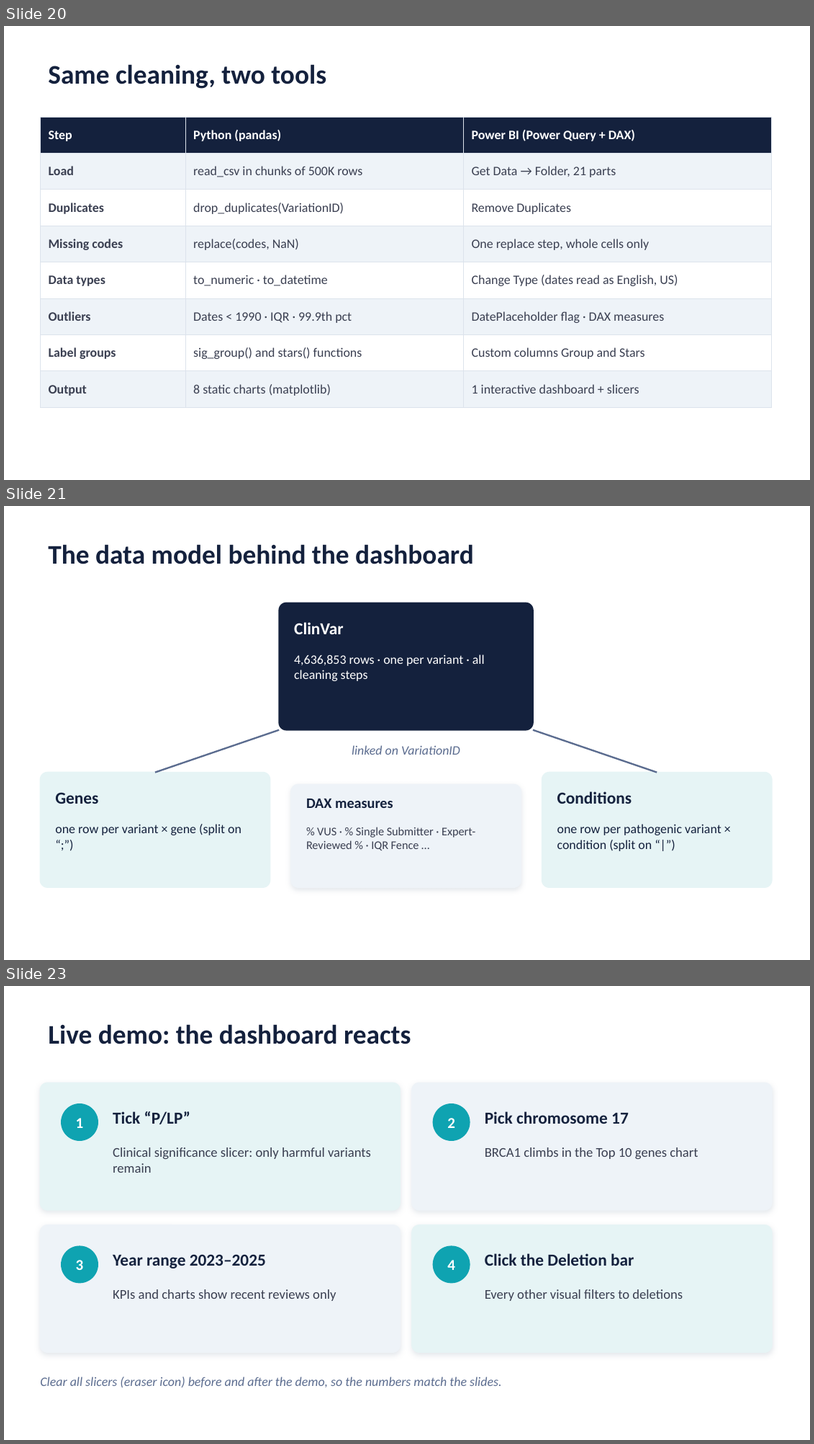
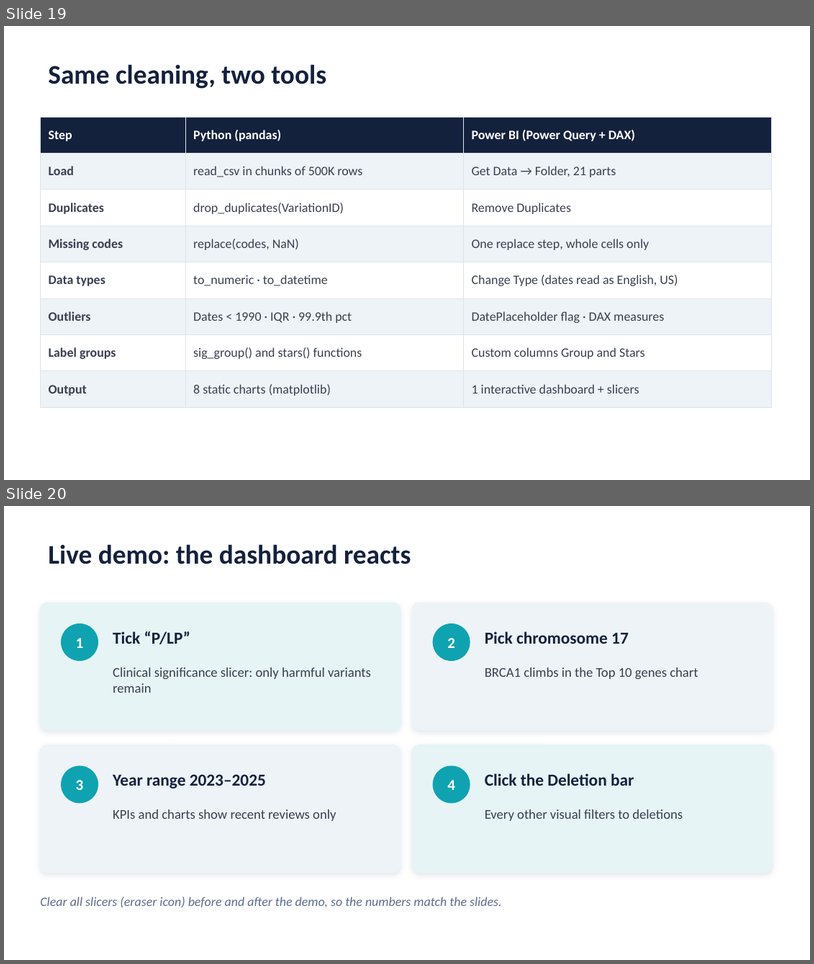
Before and after one commit to yeruka-ui/ClinVar-Data-Analysis, a slide deck: ClinVar_Full_Presentation.pptx. Shown one above the other, each under a label of ours: slides 20, 21 and 23 before the commit, slides 19 and 20 after it; the slides between them are not shown. The pictures are 814x1444 and 814x964 pixels, drawn with LibreOffice and Linux fonts; fonts in the diff are those of the drawing. Boxes give left, top, right and bottom in pixels: in the first picture for what was removed or moved away, otherwise in the second. Text is boxed around its words. In the diff, an @@ line names an element or a change of style, - is before the commit and + after.

```diff
--- a/ClinVar_Full_Presentation.pptx
+++ b/ClinVar_Full_Presentation.pptx
@@ slide 21 removed at (4,506,810,960), background #FFFFFF @@
@@ title removed at (48,544,474,564) @@
-The data model behind the dashboard
@@ rounded rectangle removed at (279,602,533,729) @@
@@ text removed at (294,622,344,634) @@
-ClinVar
@@ text removed at (294,654,485,681) @@
-4,636,853 rows · one per variant · all cleaning steps
@@ line removed from (156, 772) to (279, 729) @@
@@ line removed from (533, 729) to (657, 772) @@
@@ text removed at (352,745,460,754) @@
-linked on VariationID
@@ rounded rectangle removed at (40,772,270,888) @@
@@ rounded rectangle removed at (291,784,521,887) @@
@@ rounded rectangle removed at (542,772,772,888) @@
@@ text removed at (55,792,98,803) @@
-Genes
@@ text removed at (306,798,394,808) @@
-DAX measures
@@ text removed at (558,791,633,803) @@
-Conditions
@@ text removed at (55,824,242,835) @@
-one row per variant × gene (split on “;”)
@@ text removed at (306,826,476,850) @@
-% VUS · % Single Submitter · Expert-Reviewed % · IQR Fence …
@@ text removed at (558,824,722,851) @@
-one row per pathogenic variant × condition (split on “|”)
@@ what was slide 20 is now slide 19 @@
@@ what was slide 23 is now slide 20 @@
```
Also in this commit, not shown: 10 slides changed, 3 other slides removed.
